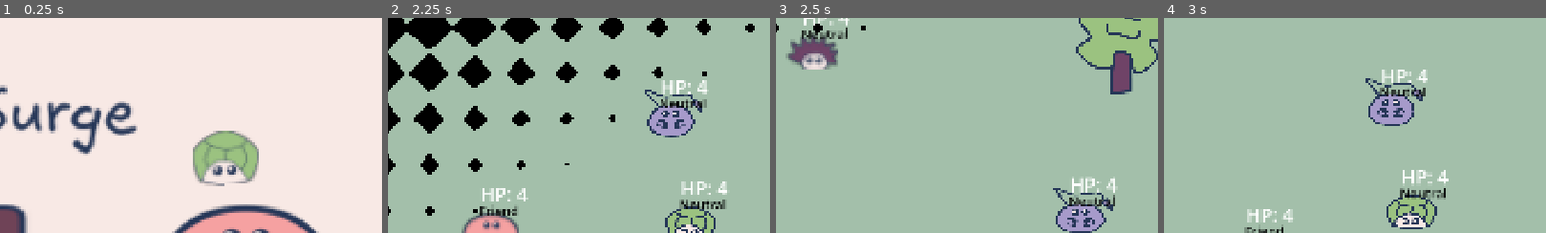
Above: before the commit, frames 1-4 (left to right).
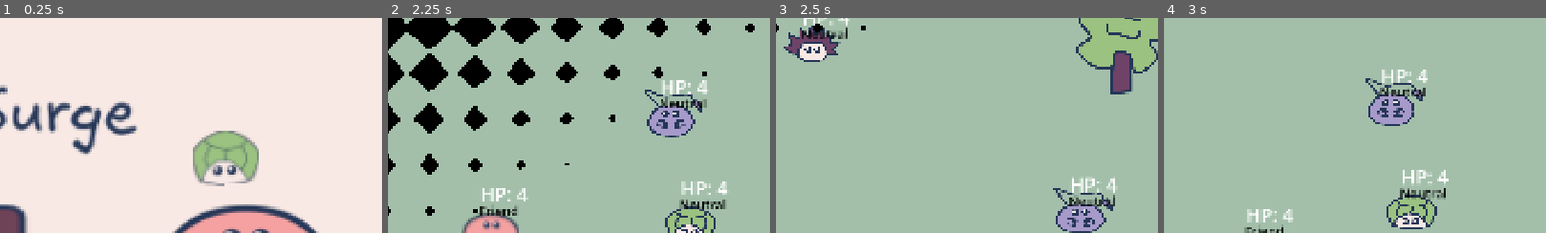
Above: after the commit, the same moments.

Repository: rinevard/SwarmSurge
Game: Godot game, scene res://scenes/main.tscn
Same seed, same stepped clock (60 frames per second), same inputs: the game is played once before the commit and once after it. Sound files missing from this copy of the repository are replaced by a short silence.
Inputs:
- Up to frame 1 (0.25 s): no input
- Up to frame 2 (2.25 s): click "Start" at 0.5 s; click "Start" at 1.25 s; hold D (right) from 2.03 s (still down)
- Up to frame 3 (2.5 s): keep holding D (right)
- Up to frame 4 (3 s): release D (right) at 2.78 s; hold S (down) from 2.78 s (still down)
The pictures show only the part of the screen within x 40-90%, y 3-53%; the shares and areas given below are measured in that part.

Frames 1-2 are identical in both runs. In frame 3, 1.9% of the frame differs, in the area x 2-17%, y 3-24%; in frame 4, nothing differs.

Commit message:
刺猬动画

Diff:
--- a/scenes/creatures/hedgehog.tscn
+++ b/scenes/creatures/hedgehog.tscn
@@ -1,8 +1,8 @@
-[gd_scene load_steps=7 format=3 uid="uid://c3jmk4m075u6k"]
+[gd_scene load_steps=10 format=3 uid="uid://c3jmk4m075u6k"]
 
 [ext_resource type="PackedScene" uid="uid://cjlv33leiso01" path="res://scenes/creatures/swarm_part.tscn" id="1_aotba"]
 [ext_resource type="Script" uid="uid://cd6mcji1o4ntn" path="res://scripts/creatures/hedgehog.gd" id="2_kexk5"]
-[ext_resource type="Texture2D" uid="uid://baidxml36re64" path="res://assets/art/creatures.png" id="3_s71yl"]
+[ext_resource type="Texture2D" uid="uid://butjew1twah8" path="res://assets/art/final_creatures.png" id="4_10ndf"]
 
 [sub_resource type="CircleShape2D" id="CircleShape2D_s71yl"]
 radius = 120.0
@@ -12,6 +12,116 @@
 
 [sub_resource type="CircleShape2D" id="CircleShape2D_ja52c"]
 radius = 46.2709
+
+[sub_resource type="Animation" id="Animation_s71yl"]
+resource_name = "normal"
+length = 0.5
+loop_mode = 2
+tracks/0/type = "value"
+tracks/0/imported = false
+tracks/0/enabled = true
+tracks/0/path = NodePath("Sprites/Body:scale")
+tracks/0/interp = 1
+tracks/0/loop_wrap = true
+tracks/0/keys = {
+"times": PackedFloat32Array(0, 0.5),
+"transitions": PackedFloat32Array(1, 1),
+"update": 0,
+"values": [Vector2(1, 1), Vector2(1.2, 0.8)]
+}
+tracks/1/type = "value"
+tracks/1/imported = false
+tracks/1/enabled = true
+tracks/1/path = NodePath("Sprites/Eyes:position")
+tracks/1/interp = 1
+tracks/1/loop_wrap = true
+tracks/1/keys = {
+"times": PackedFloat32Array(0, 0.5),
+"transitions": PackedFloat32Array(1, 1),
+"update": 0,
+"values": [Vector2(0, -13.8889), Vector2(0, -8.33334)]
+}
+tracks/2/type = "value"
+tracks/2/imported = false
+tracks/2/enabled = true
+tracks/2/path = NodePath("Sprites/Stabs:position")
+tracks/2/interp = 1
+tracks/2/loop_wrap = true
+tracks/2/keys = {
+"times": PackedFloat32Array(0, 0.5),
+"transitions": PackedFloat32Array(1, 1),
+"update": 0,
+"values": [Vector2(-8, -77.2223), Vector2(-8, -63.3333)]
+}
+tracks/3/type = "value"
+tracks/3/imported = false
+tracks/3/enabled = true
+tracks/3/path = NodePath("Sprites/Stabs:scale")
+tracks/3/interp = 1
+tracks/3/loop_wrap = true
+tracks/3/keys = {
+"times": PackedFloat32Array(0, 0.5),
+"transitions": PackedFloat32Array(1, 1),
+"update": 0,
+"values": [Vector2(1, 1), Vector2(1.1, 0.9)]
+}
+
+[sub_resource type="Animation" id="Animation_10ndf"]
+length = 0.001
+tracks/0/type = "value"
+tracks/0/imported = false
+tracks/0/enabled = true
+tracks/0/path = NodePath("Sprites/Body:scale")
+tracks/0/interp = 1
+tracks/0/loop_wrap = true
+tracks/0/keys = {
+"times": PackedFloat32Array(0),
+"transitions": PackedFloat32Array(1),
+"update": 0,
+"values": [Vector2(1, 1)]
+}
+tracks/1/type = "value"
+tracks/1/imported = false
+tracks/1/enabled = true
+tracks/1/path = NodePath("Sprites/Eyes:position")
+tracks/1/interp = 1
+tracks/1/loop_wrap = true
+tracks/1/keys = {
+"times": PackedFloat32Array(0),
+"transitions": PackedFloat32Array(1),
+"update": 0,
+"values": [Vector2(0, -8.33333)]
+}
+tracks/2/type = "value"
+tracks/2/imported = false
+tracks/2/enabled = true
+tracks/2/path = NodePath("Sprites/Stabs:position")
+tracks/2/interp = 1
+tracks/2/loop_wrap = true
+tracks/2/keys = {
+"times": PackedFloat32Array(0),
+"transitions": PackedFloat32Array(1),
+"update": 0,
+"values": [Vector2(-8, -63.3333)]
+}
+tracks/3/type = "value"
+tracks/3/imported = false
+tracks/3/enabled = true
+tracks/3/path = NodePath("Sprites/Stabs:scale")
+tracks/3/interp = 1
+tracks/3/loop_wrap = true
+tracks/3/keys = {
+"times": PackedFloat32Array(0),
+"transitions": PackedFloat32Array(1),
+"update": 0,
+"values": [Vector2(1, 1)]
+}
+
+[sub_resource type="AnimationLibrary" id="AnimationLibrary_10ndf"]
+_data = {
+&"RESET": SubResource("Animation_10ndf"),
+&"normal": SubResource("Animation_s71yl")
+}
 
 [node name="Hedgehog" instance=ExtResource("1_aotba")]
 script = ExtResource("2_kexk5")
@@ -26,9 +136,26 @@
 shape = SubResource("CircleShape2D_ja52c")
 
 [node name="Sprites" type="Node2D" parent="." index="3"]
-scale = Vector2(0.25, 0.25)
+scale = Vector2(0.36, 0.36)
 
-[node name="Sprite2D" type="Sprite2D" parent="Sprites" index="0"]
-texture = ExtResource("3_s71yl")
+[node name="Body" type="Sprite2D" parent="Sprites" index="0"]
+texture = ExtResource("4_10ndf")
 region_enabled = true
-region_rect = Rect2(1114, 805, 526, 374)
+region_rect = Rect2(1160, 1875, 216, 163)
+
+[node name="Stabs" type="Sprite2D" parent="Sprites" index="1"]
+position = Vector2(-8, -63.3333)
+texture = ExtResource("4_10ndf")
+region_enabled = true
+region_rect = Rect2(1074, 1588, 379, 218)
+
+[node name="Eyes" type="Sprite2D" parent="Sprites" index="2"]
+position = Vector2(0, -8.33333)
+texture = ExtResource("4_10ndf")
+region_enabled = true
+region_rect = Rect2(100, 1277, 113, 47)
+
+[node name="AnimationPlayer" type="AnimationPlayer" parent="." index="6"]
+libraries = {
+&"": SubResource("AnimationLibrary_10ndf")
+}
--- a/scripts/creatures/hedgehog.gd
+++ b/scripts/creatures/hedgehog.gd
@@ -2,6 +2,10 @@
 class_name Hedgehog
 
 var bullet_speed: float = 350.0
+
+func _ready() -> void:
+	super()
+	$AnimationPlayer.play("normal")
 
 ## override, 索敌发射子弹
 func activate(enemies: Array[BaseCreature]) -> void:
--- a/scripts/creatures/turtle.gd
+++ b/scripts/creatures/turtle.gd
@@ -14,6 +14,7 @@
 @onready var shield_pos_marker: Marker2D = $ShieldPosMarker
 
 func _ready() -> void:
+	super()
 	$AnimationPlayer.play("normal")
 
 ## override, 转动龟壳使其在 master 到自己的连线的射线上
